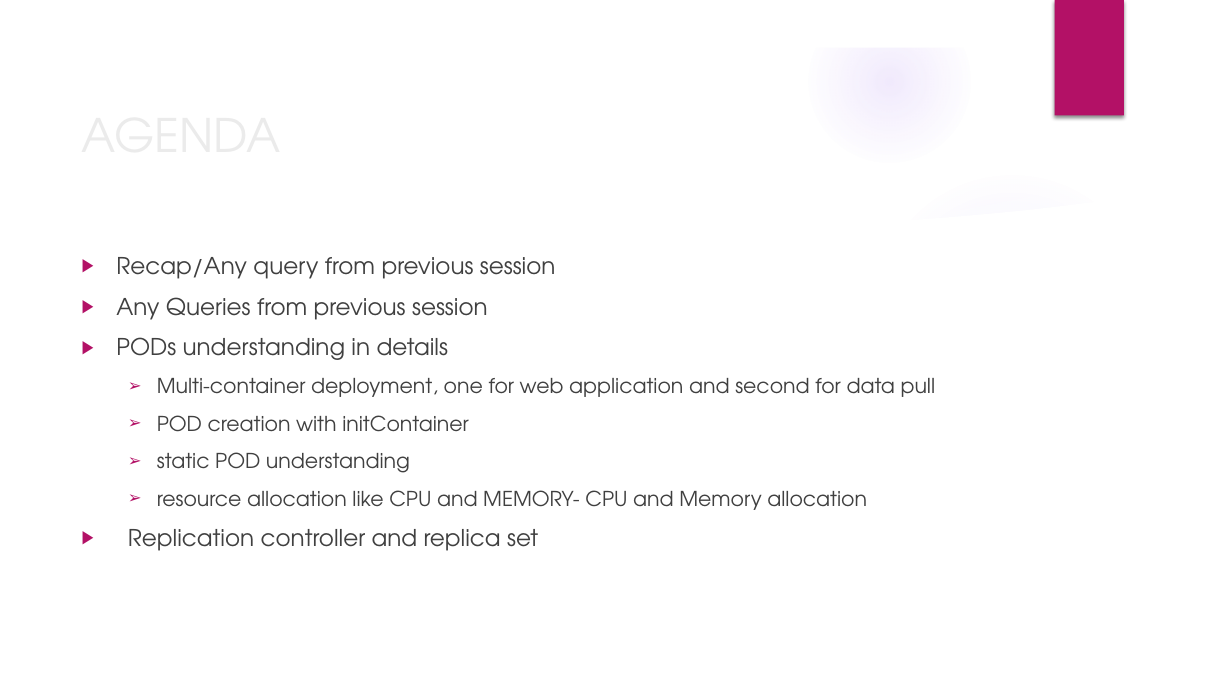
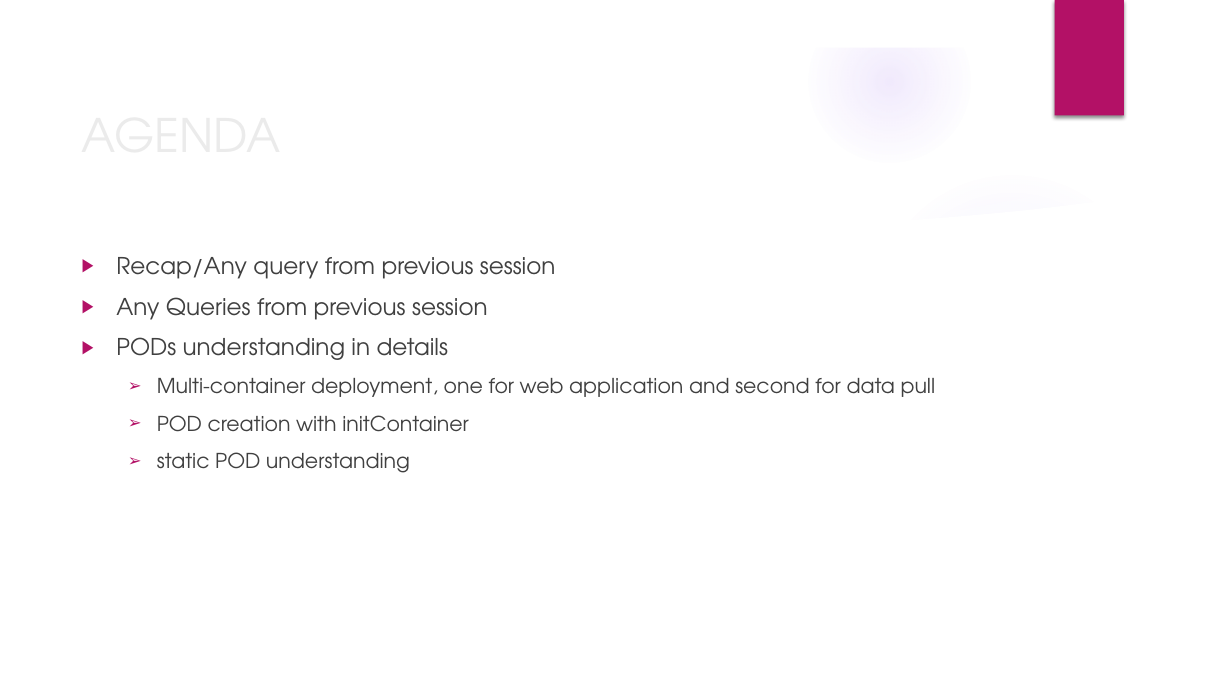
Before and after one commit to deepkumartraining/docker-k8s-April23, a slide deck: slide 2 of Day27/DockerAndKubernetes_Training-Day27.pptx. Drawn at 1232x693 pixels with LibreOffice and Linux fonts; fonts in the diff are those of the drawing; background and template pictures are left out. Boxes give left, top, right and bottom in pixels: in the first picture for what was removed or moved away, otherwise in the second. Text is boxed around its words. In the diff, an @@ line names an element or a change of style, - is before the commit and + after.

```diff
--- a/Day27/DockerAndKubernetes_Training-Day27.pptx
+++ b/Day27/DockerAndKubernetes_Training-Day27.pptx
@@ text at <box>128,490,867,551</box>: paragraphs removed @@
-  ➢ resource allocation like CPU and MEMORY- CPU and Memory allocation
-▶ Replication controller and replica set
```
Also in this commit, not shown: 1 other file.
